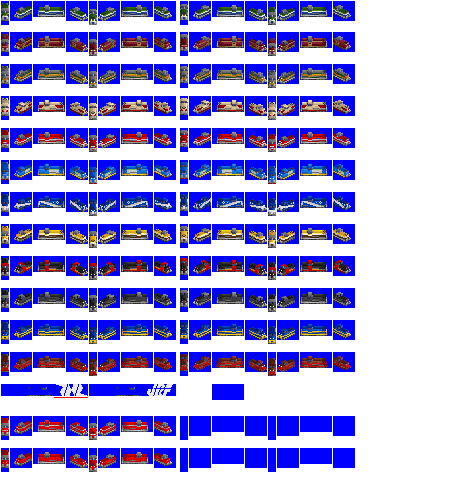
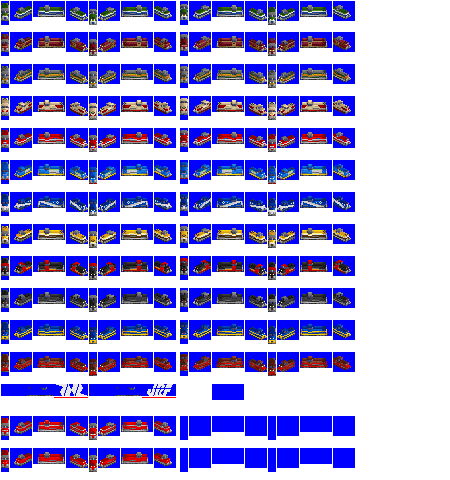
Layers edited between the first and the second 450 x 480 image:
painted on "Pasted Layer" over [142, 397, 176, 398]
